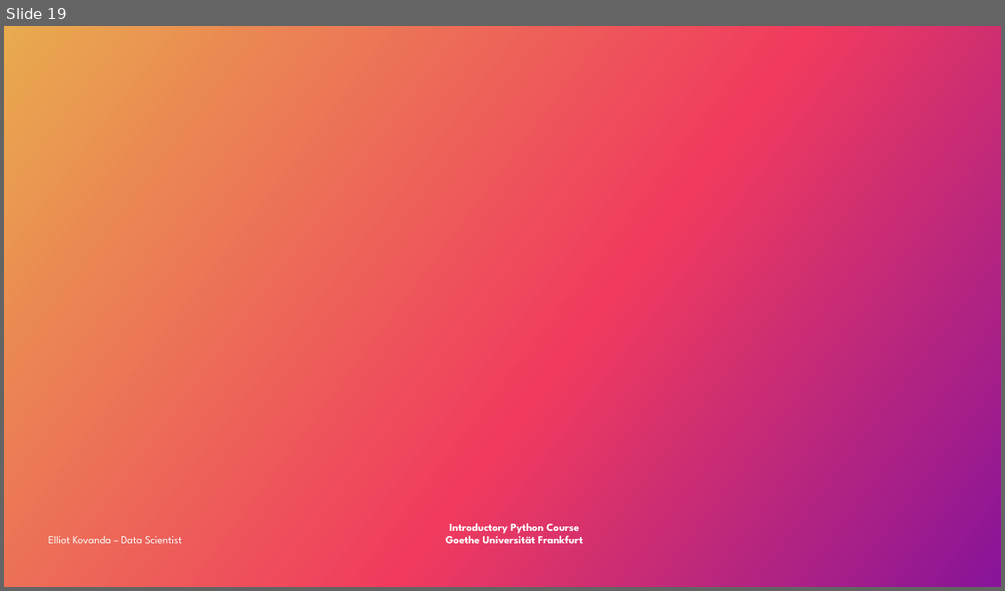
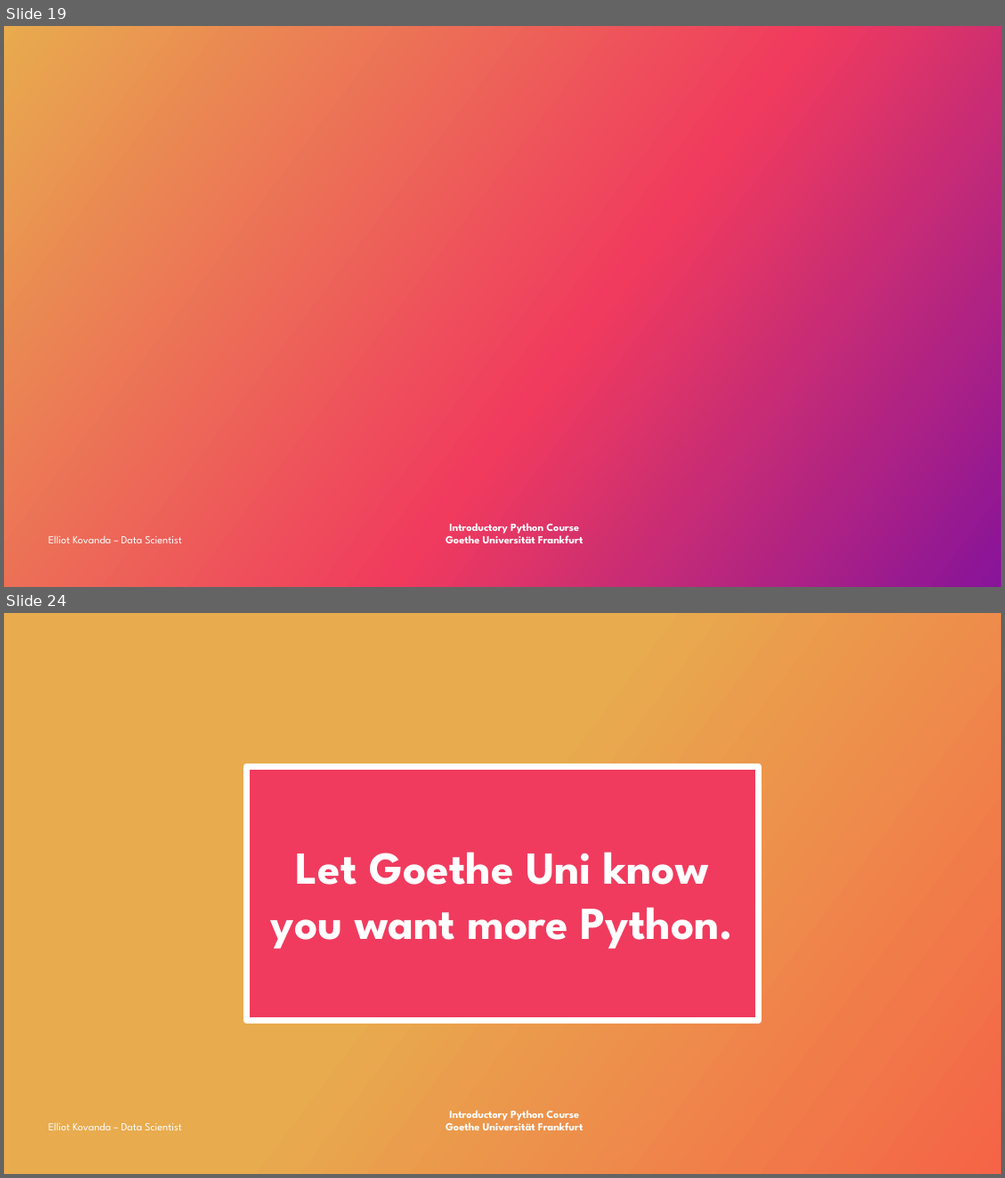
Before and after one commit to ekovanda/python_data_intro_short, a slide deck: Introduction_to_Python_for_Data_Analytics.pptx. Shown one above the other, each under a label of ours: slide 19 before the commit, slides 19 and 24 after it; the slides between them are not shown. The pictures are 1005x591 and 1005x1178 pixels, drawn with LibreOffice and Linux fonts; fonts in the diff are those of the drawing; background and template pictures are left out. Boxes give left, top, right and bottom in pixels: in the first picture for what was removed or moved away, otherwise in the second. Text is boxed around its words. In the diff, an @@ line names an element or a change of style, - is before the commit and + after.

```diff
--- a/Introduction_to_Python_for_Data_Analytics.pptx
+++ b/Introduction_to_Python_for_Data_Analytics.pptx
@@ slide 24 added at (4, 613, 1001, 1174), background gradient #E8AB4E to #F56447; not listed: 1 template element that a slide beside it also shows @@
@@ rectangle added at (247, 766, 759, 1021), fill #F03B5E, outline #FFFFFF 6 pt, 44 pt, text #FFFFFF, bold @@
+Let Goethe Uni know you want more Python.
@@ text added at (48, 1122, 182, 1130), 10.5 pt, text #FFFFFF @@
+Elliot Kovanda – Data Scientist
```
Also in this commit, not shown: 4 other slides added.
